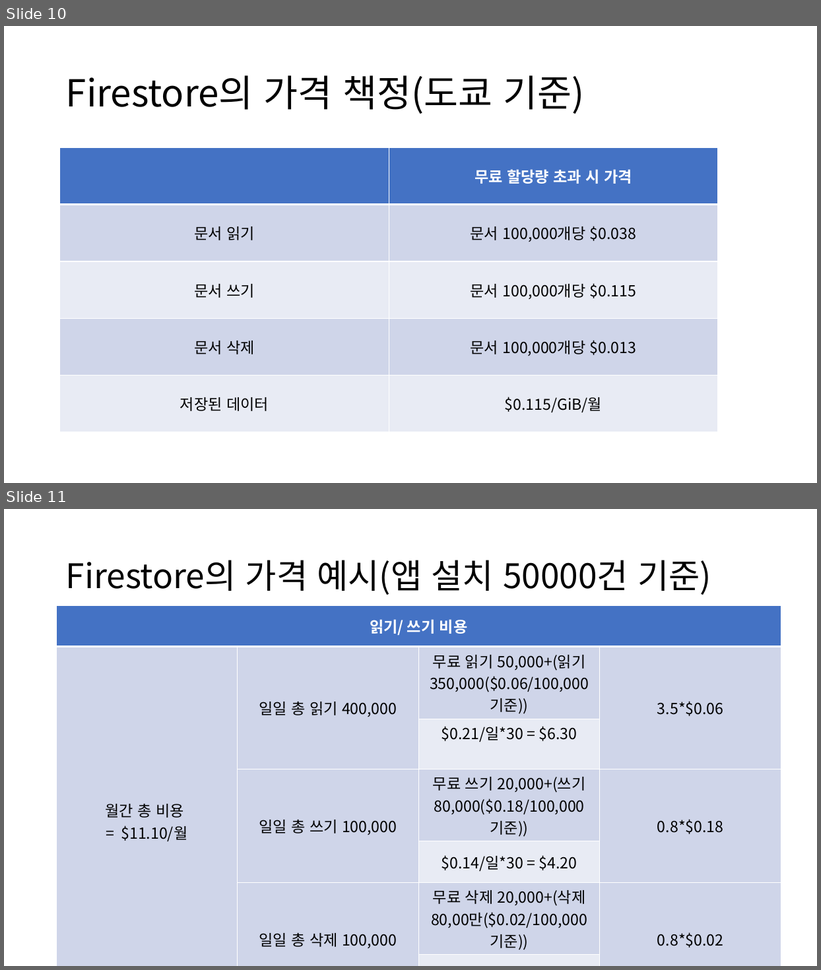
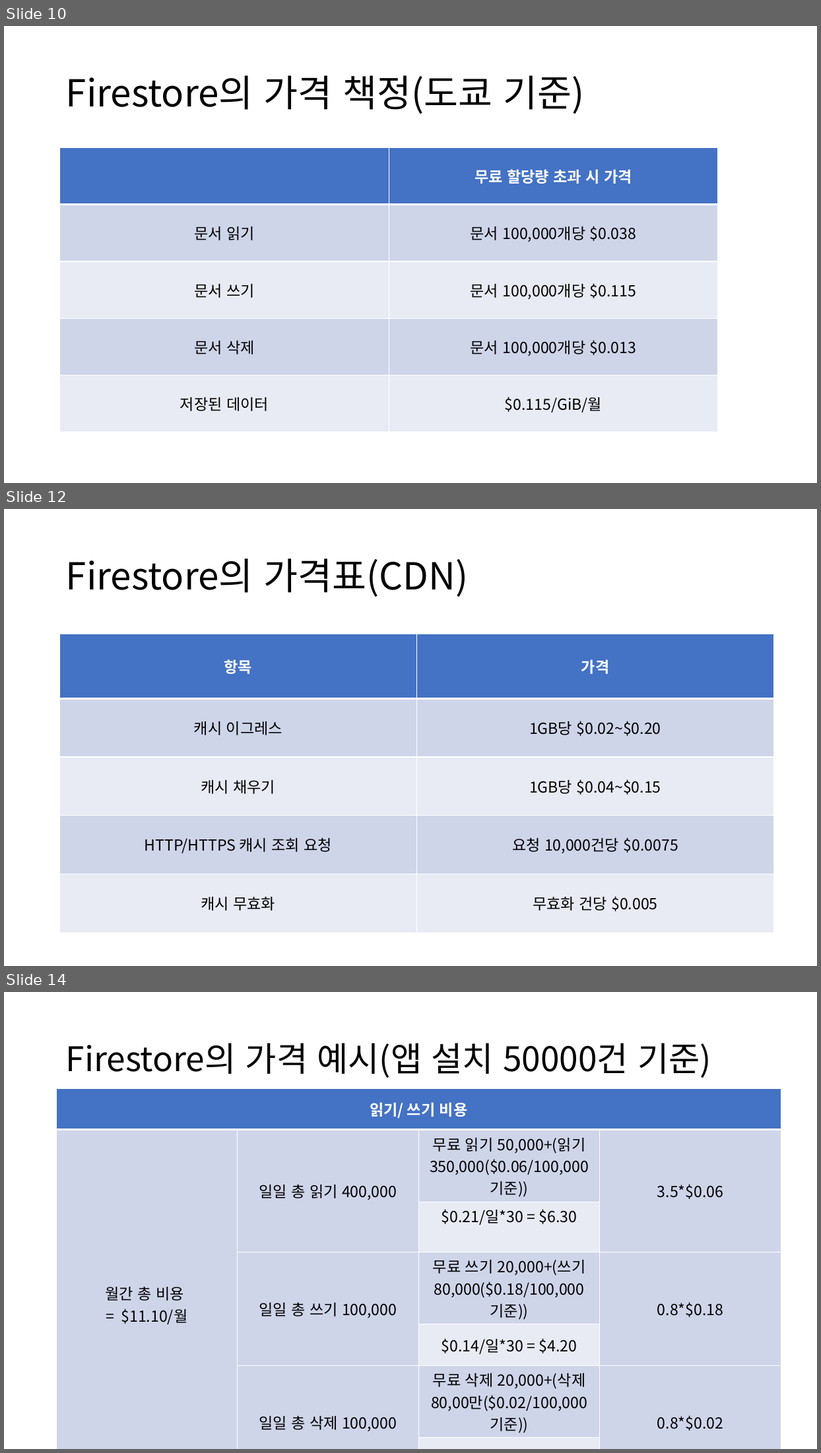
Before and after one commit to popuyaha/gcp-bootstrap-client, a slide deck: GCP기반 Serverless 아키텍쳐.pptx. Shown one above the other, each under a label of ours: slides 10 and 11 before the commit, slides 10, 12 and 14 after it; the slides between them are not shown. The pictures are 821x970 and 821x1453 pixels, drawn with LibreOffice and Linux fonts; fonts in the diff are those of the drawing. Boxes give left, top, right and bottom in pixels: in the first picture for what was removed or moved away, otherwise in the second. Text is boxed around its words. In the diff, an @@ line names an element or a change of style, - is before the commit and + after.

```diff
--- a/GCP기반 Serverless 아키텍쳐.pptx
+++ b/GCP기반 Serverless 아키텍쳐.pptx
@@ slide 12 added at (4,509,817,966), background #FFFFFF @@
@@ title added at (66,559,469,597), 44 pt, text #000000 @@
+Firestore의 가격표(CDN)
@@ table added at (59,634,774,933), 5 rows, 2 columns @@
+항목 | 가격
+캐시 이그레스 | 1GB당 $0.02~$0.20
+캐시 채우기 | 1GB당 $0.04~$0.15
+HTTP/HTTPS 캐시 조회 요청 | 요청 10,000건당 $0.0075
+캐시 무효화 | 무효화 건당 $0.005
@@ what was slide 11 is now slide 14 @@
```
Also in this commit, not shown: 6 slides changed, 2 other slides added, 1 other file.
